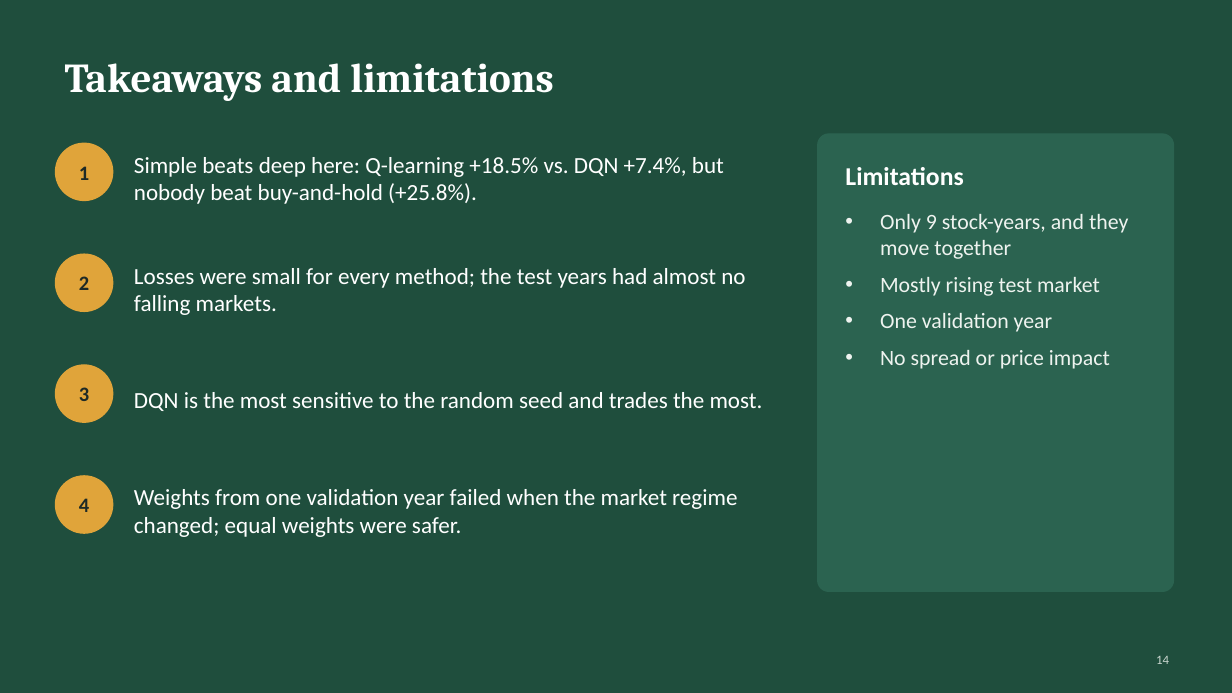
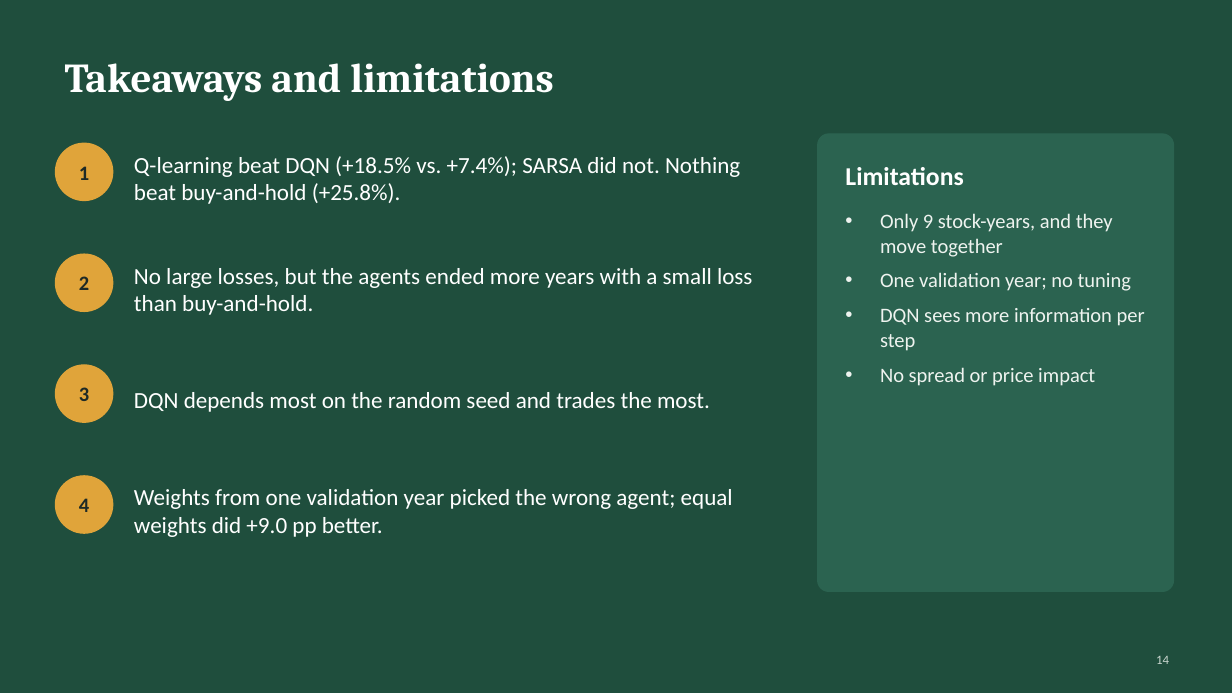
Before and after one commit to TarynDeng/6650-Final, a slide deck: slide 14 of slides/6650_final_presentation.pptx. Drawn at 1232x693 pixels with LibreOffice and Linux fonts; fonts in the diff are those of the drawing. Boxes give left, top, right and bottom in pixels: in the first picture for what was removed or moved away, otherwise in the second. Text is boxed around its words. In the diff, an @@ line names an element or a change of style, - is before the commit and + after.

```diff
--- a/slides/6650_final_presentation.pptx
+++ b/slides/6650_final_presentation.pptx
@@ text at (134, 156, 740, 204): text changed @@
-Simple beats deep here: Q-learning +18.5% vs. DQN +7.4%, but nobody beat buy-and-hold (+25.8%).
+Q-learning beat DQN (+18.5% vs. +7.4%); SARSA did not. Nothing beat buy-and-hold (+25.8%).
@@ text at (880, 213, 1113, 386): size 17 to 16 pt in "Only 9 stock-years, and they move together", "No spread or price impact" @@
@@ text at (134, 268, 753, 315): text changed @@
-Losses were small for every method; the test years had almost no falling markets.
+No large losses, but the agents ended more years with a small loss than buy-and-hold.
@@ text at (880, 272, 1145, 351): text changed; size 17 to 16 pt @@
-• Mostly rising test market
-• One validation year
+• One validation year; no tuning
+• DQN sees more information per step
@@ text at (134, 392, 710, 412): text changed @@
-DQN is the most sensitive to the random seed and trades the most.
+DQN depends most on the random seed and trades the most.
@@ text at (134, 489, 733, 537): text changed @@
-Weights from one validation year failed when the market regime changed; equal weights were safer.
+Weights from one validation year picked the wrong agent; equal weights did +9.0 pp better.
```
Also in this commit, not shown: 11 other slides changed, 1 slide added, 1 slide removed, 17 other files.
